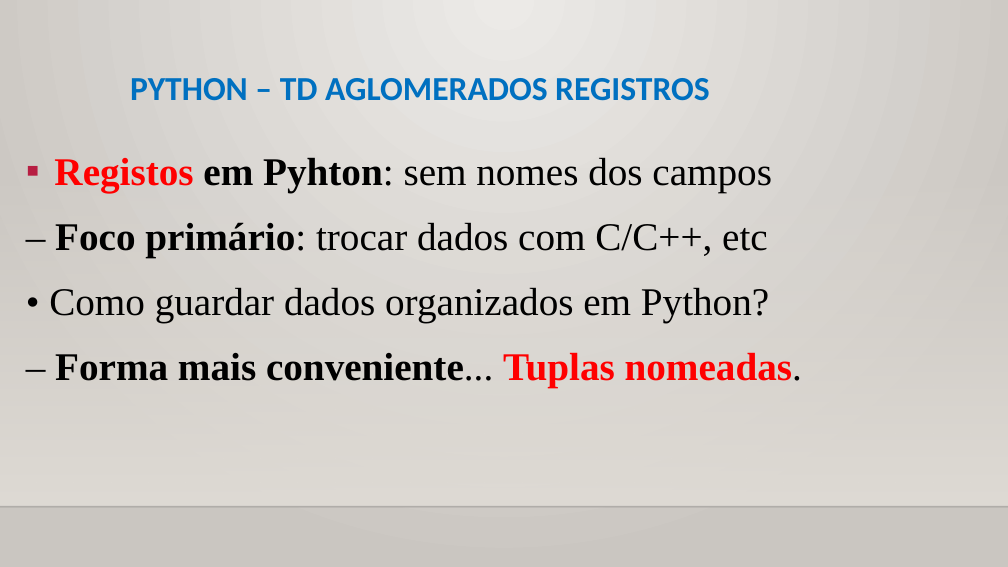
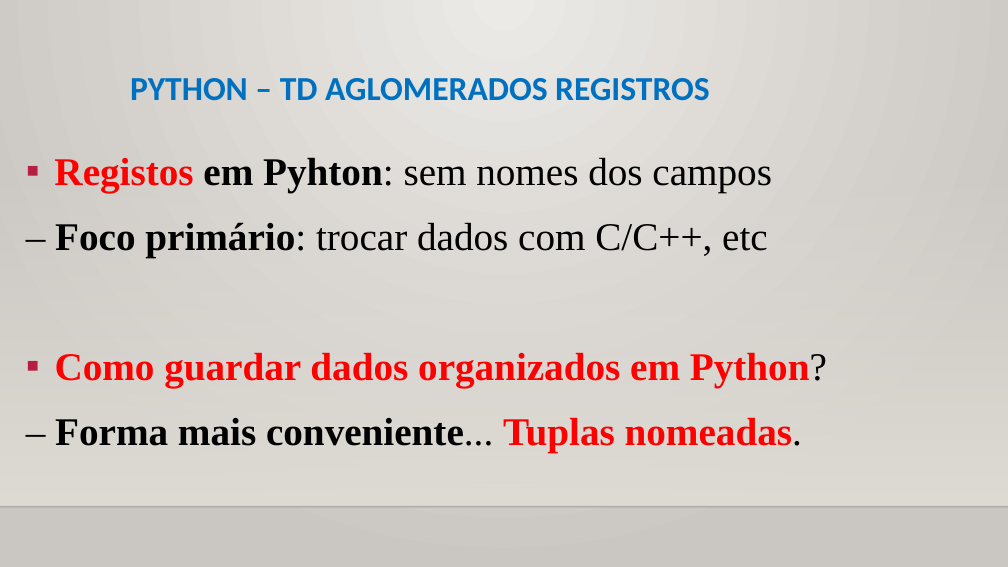
Before and after one commit to CloudEducationBrazil/WydenPythonParadigmas, a slide deck: slide 16 of 01 Classes/Aula 07 Programação Python - Tipos de Dados Aglomerados.pptx. Drawn at 1008x567 pixels with LibreOffice and Linux fonts; fonts in the diff are those of the drawing; background and template pictures are left out. Boxes give left, top, right and bottom in pixels: in the first picture for what was removed or moved away, otherwise in the second. Text is boxed around its words. In the diff, an @@ line names an element or a change of style, - is before the commit and + after.

```diff
--- a/01 Classes/Aula 07 Programação Python - Tipos de Dados Aglomerados.pptx
+++ b/01 Classes/Aula 07 Programação Python - Tipos de Dados Aglomerados.pptx
@@ text at box(55, 352, 827, 388): text changed; text colour #000000 to #FF0000; bold on @@
-• Como guardar dados organizados em Python?
+▪ Como guardar dados organizados em Python?
```
Also in this commit, not shown: 6 other slides changed, 1 slide added, 2 other files.
